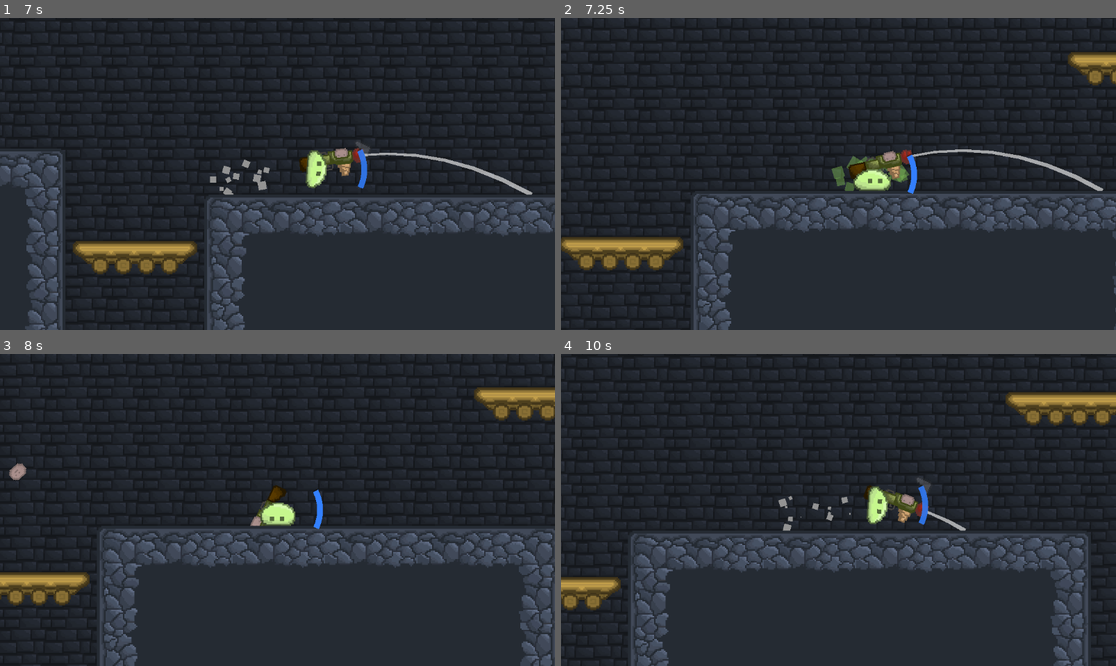
Above: before the commit, frames 1-4 (two rows, left to right).
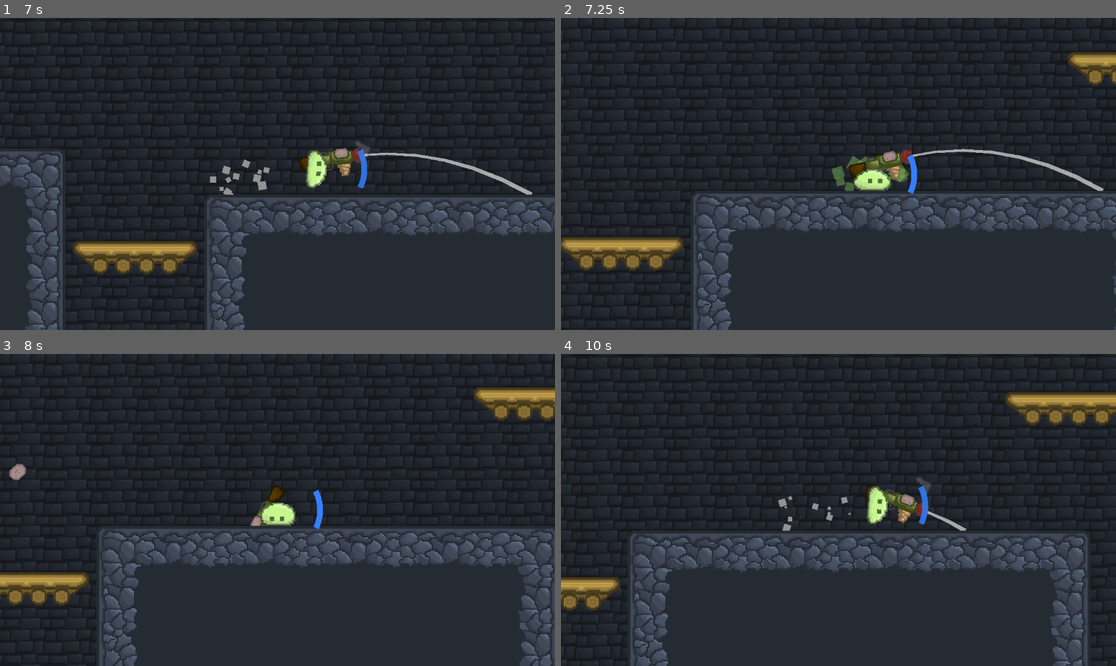
Above: after the commit, the same moments.

Repository: Z0nate/Nzara
Game: Godot game, scene res://Scenes/main.tscn
Two runs of this game, one before a commit and one after it. Both use one fixed random seed, a clock stepped at 60 frames per second and the inputs below.
Inputs (mouse positions are in pixels of both pictures, inside the frame that each line leads up to):
- Up to frame 1 (7 s): tap Enter (ui_accept) at 0.5, 0.77, 3.77, 6.77 s; move the mouse to (399, 158) at 0.52 s; hold Right (ui_right) 0.53-1.25 s; click (399, 158) at 0.6 s; drag from (166, 189) to (249, 236) at 1.27 s; move the mouse to (333, 105) at 2.02 s; hold Right (ui_right) 2.03-2.75 s; click (333, 105) at 2.1 s; drag from (249, 236) to (111, 127) at 2.77 s; move the mouse to (444, 220) at 3.52 s; hold Left (ui_left) 3.53-4.25 s; click (444, 220) at 3.6 s; drag from (111, 127) to (194, 96) at 4.27 s; move the mouse to (305, 174) at 5.02 s; hold Down (ui_down) 5.03-5.75 s; click (305, 174) at 5.1 s; drag from (194, 96) to (166, 189) at 5.77 s; move the mouse to (399, 158) at 6.52 s; hold Up (ui_up) from 6.53 s (still down); click (399, 158) at 6.6 s
- Up to frame 2 (7.25 s): keep holding Up (ui_up)
- Up to frame 3 (8 s): release Up (ui_up) at 7.25 s; drag from (166, 525) to (249, 572) at 7.27 s
- Up to frame 4 (10 s): move the mouse to (894, 441) at 8.02 s; hold Down (ui_down) 8.03-8.75 s; click (894, 441) at 8.1 s; drag from (810, 572) to (672, 463) at 8.77 s; move the mouse to (1005, 556) at 9.52 s; hold Up (ui_up) from 9.53 s (still down); click (1005, 556) at 9.6 s; tap Enter (ui_accept) at 9.77 s

Frame 1 is identical in both runs. In frame 2, 0.1% of the frame differs, in the area x 48-98%, y 41-57%; in frame 3, 0.7%; in frame 4, 0.7%, in the area x 0-99%, y 1-100%.

Commit message:
platform fix

Diff:
--- a/Scenes/main.tscn
+++ b/Scenes/main.tscn
@@ -22,4 +22,3 @@
 [node name="Props" parent="." unique_id=1970394658 instance=ExtResource("2_bo1nx")]
 modulate = Color(0.60933006, 0.6093301, 0.60933006, 1)
 z_index = 7
-tile_map_data = PackedByteArray()
--- a/Scenes/tile_map_layer.tscn
+++ b/Scenes/tile_map_layer.tscn
@@ -255,11 +255,14 @@
 3:9/0/physics_layer_0/polygon_0/points = PackedVector2Array(-16, -16, 16, -16, 16, 16, -16, 16)
 8:0/0 = 0
 1:13/0 = 0
-1:13/0/physics_layer_0/polygon_0/points = PackedVector2Array(-16, -16, 16, -16, 16, -14, -16, -14)
+1:13/0/physics_layer_0/polygon_0/points = PackedVector2Array(-11, -21, 16, -21, 16, -7, -11, -8)
+1:13/0/physics_layer_0/polygon_0/one_way = true
 2:13/0 = 0
-2:13/0/physics_layer_0/polygon_0/points = PackedVector2Array(-16, -16, 16, -16, 16, -14, -16, -14)
+2:13/0/physics_layer_0/polygon_0/points = PackedVector2Array(16, -21, -16, -21, -16, -7, 16, -8)
+2:13/0/physics_layer_0/polygon_0/one_way = true
 3:13/0 = 0
-3:13/0/physics_layer_0/polygon_0/points = PackedVector2Array(-16, -16, 16, -16, 16, -14, -16, -14)
+3:13/0/physics_layer_0/polygon_0/points = PackedVector2Array(11, -21, -16, -21, -16, -7, 11, -8)
+3:13/0/physics_layer_0/polygon_0/one_way = true
 0:13/0 = 0
 1:12/0 = 0
 0:12/0 = 0
